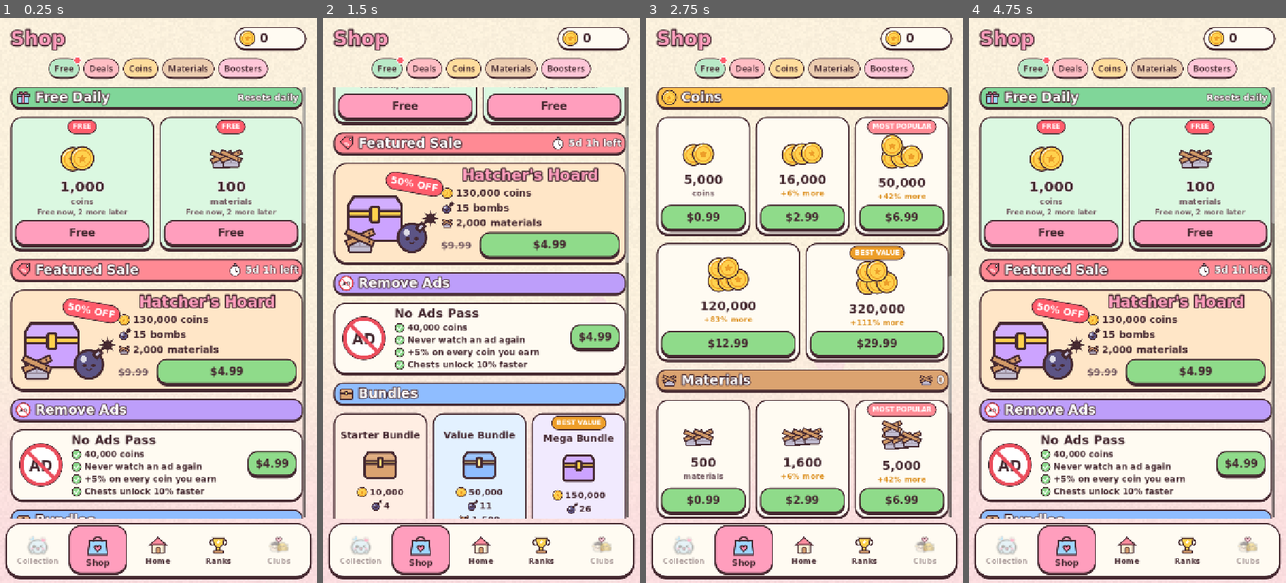
Above: before the commit, frames 1-4 (left to right).
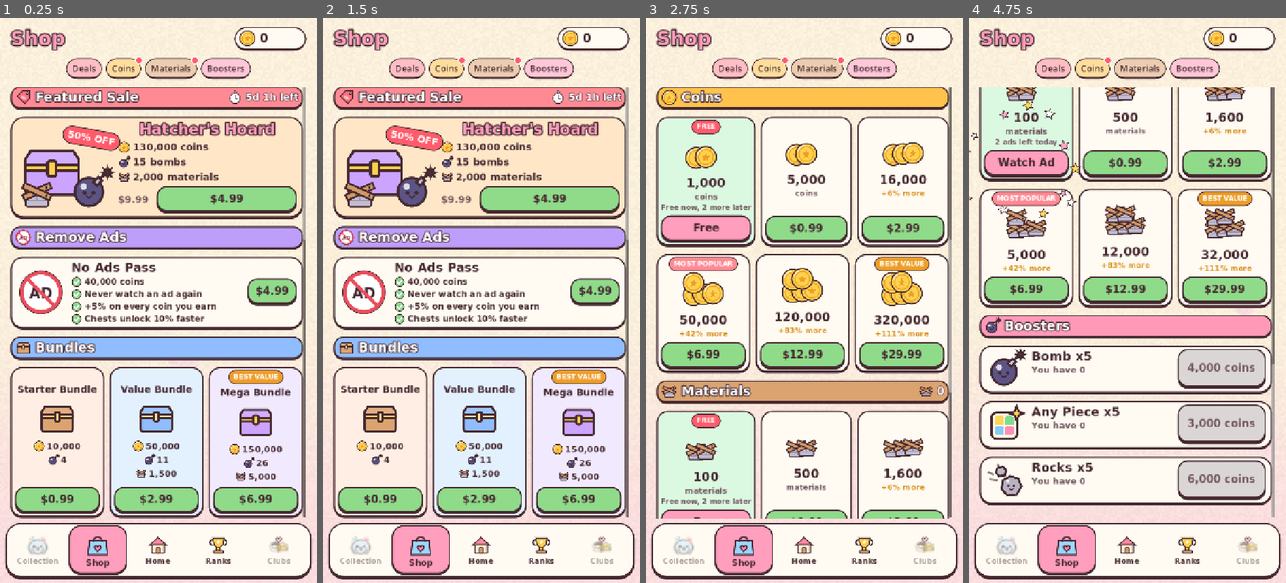
Above: after the commit, the same moments.

Repository: jvea03/tetrisphere-godot
Game: Godot game, scene res://scenes/shop.tscn
Two runs of this game, one before a commit and one after it. Both use one fixed random seed, a clock stepped at 60 frames per second and the inputs below. This scene is started directly instead of the project's main scene.
Inputs (mouse positions are in pixels of both pictures, inside the frame that each line leads up to):
- Up to frame 1 (0.25 s): no input
- Up to frame 2 (1.5 s): click (386, 68) at 0.5 s, where only the run before the commit has a clickable "Free"; click "Deals" at 1.25 s
- Up to frame 3 (2.75 s): click "Coins" at 2 s
- Up to frame 4 (4.75 s): click "Materials" at 2.75 s; click "Boosters" at 3.5 s; click "Free" at 4.25 s

The runs differ from the first frame. In frame 1, 62% of the frame differs, in the area x 3-97%, y 6-89%; in frame 2, 52%; in frame 3, 42%; in frame 4, 61%.

Commit message:
Shop: the free coins and materials back at the head of their sections
The Free Daily section is gone; each daily pack is the first card of the
Coins and Materials grids again (still on mint, with its FREE ribbon and
Watch Ad), and the Coins or Materials chip carries the dot while its free
claim waits.

Co-Authored-By: Claude Opus 5.5 <noreply@anthropic.com>

Diff:
--- a/scripts/screens/shop.gd
+++ b/scripts/screens/shop.gd
@@ -1,13 +1,13 @@
 extends TSScreen
 
 ## The Shop (Duckdoku's ShopScreen), in colour-coded sections that chips along
-## the top jump to: the free daily packs of coins and materials first (one
-## free claim each, then two more for an ad each -- no ad with No Ads), the
-## weekly featured sale, the No Ads pass, three bundles, coin packs and
-## building-materials packs (with how much more each gives for the money, the
-## popular one and the best value flagged), and booster packs bought with
-## coins. Every real-money item goes through Billing, simulated until the
-## store plugins and product ids exist.
+## the top jump to: the weekly featured sale, the No Ads pass, three bundles,
+## coin packs and building-materials packs -- each led by a free daily pack
+## (one free claim, then two more for an ad each, no ad with No Ads), the rest
+## showing how much more each gives for the money, the popular one and the
+## best value flagged -- and booster packs bought with coins. Every
+## real-money item goes through Billing, simulated until the store plugins
+## and product ids exist.
 
 const FEATURED_SALES := [
 	{"name": "Hatcher's Hoard", "coins": 130000, "bomb": 15, "materials": 2000, "price": "$4.99", "orig_price": "$9.99", "product_id": "featured_hatchers_hoard"},
@@ -71,7 +71,6 @@
 
 ## The sections, top to bottom: [id, title, colour, icon].
 const SECTIONS := [
-	["free", "Free Daily", Color(0.5, 0.84, 0.6), "gift"],
 	["deals", "Featured Sale", Color(1.0, 0.54, 0.58), "tag"],
 	["noads", "Remove Ads", Color(0.74, 0.62, 0.98), "noads"],
 	["bundles", "Bundles", Color(0.56, 0.74, 1.0), "chest"],
@@ -79,7 +78,7 @@
 	["materials", "Materials", Color(0.86, 0.64, 0.44), "materials"],
 	["boosters", "Boosters", Color(1.0, 0.6, 0.72), "bomb"],
 ]
-const CHIPS := [["free", "Free"], ["deals", "Deals"], ["coins", "Coins"], ["materials", "Materials"], ["boosters", "Boosters"]]
+const CHIPS := [["deals", "Deals"], ["coins", "Coins"], ["materials", "Materials"], ["boosters", "Boosters"]]
 
 
 func _refresh() -> void:
@@ -103,11 +102,6 @@
 		_sections[id] = _header(sec[1], sec[2], sec[3], trailing, id)
 		_list.add_child(_sections[id])
 		match id:
-			"free":
-				var row := TSUI.hbox(12)
-				row.add_child(_free_card(COIN_PACKS[0]))
-				row.add_child(_free_card(MATERIAL_PACKS[0]))
-				_list.add_child(row)
 			"deals":
 				var sale: Dictionary = FEATURED_SALES[(int(Time.get_unix_time_from_system() + 3 * 86400) / (7 * 86400)) % FEATURED_SALES.size()]
 				_list.add_child(_featured_card(sale))
@@ -119,9 +113,9 @@
 					bundles.add_child(_bundle_card(b))
 				_list.add_child(bundles)
 			"coins":
-				_pack_rows(COIN_PACKS.slice(1), "coins")
+				_pack_rows(COIN_PACKS, "coins")
 			"materials":
-				_pack_rows(MATERIAL_PACKS.slice(1), "materials")
+				_pack_rows(MATERIAL_PACKS, "materials")
 			"boosters":
 				for bid in TSProfile.BOOSTERS:
 					_list.add_child(_booster_card(bid))
@@ -152,7 +146,7 @@
 			b.add_theme_stylebox_override(st, face)
 		b.pressed.connect(_jump_to.bind(id))
 		_chips.add_child(b)
-		if id == "free" and _free_waiting():
+		if _free_waiting(id):
 			TSUI.dot(b, 18.0).visible = true
 	TSUI.juice(_chips)
 
@@ -167,10 +161,15 @@
 	create_tween().tween_property(_scroll, "scroll_vertical", maxi(0, to), 0.35).set_trans(Tween.TRANS_SINE).set_ease(Tween.EASE_OUT)
 
 
-## True while a daily pack's first (free) claim is still there today.
-func _free_waiting() -> bool:
+## True while a section's daily pack (coins or materials) still has its
+## free claim today.
+func _free_waiting(id: String) -> bool:
 	TSProfile.roll_starter_claims()
-	return TSProfile.starter_coin_claims == 0 or TSProfile.starter_material_claims == 0
+	if id == "coins":
+		return TSProfile.starter_coin_claims == 0
+	if id == "materials":
+		return TSProfile.starter_material_claims == 0
+	return false
 
 
 ## A section's heading: its icon, its name in white, and on the right what
@@ -184,21 +183,20 @@
 	if id == "materials":
 		row.add_child(TSIcon.make("materials", 34))
 		row.add_child(TSUI.outlined(TSUI.label(TSProfile.fmt_coins(TSProfile.materials), 24, Color.WHITE), TSUI.INK, 6))
-	if id == "free":
-		row.add_child(TSUI.outlined(TSUI.label("Resets daily", 20, Color.WHITE), TSUI.INK, 6))
 	if trailing != "":
 		row.add_child(TSIcon.make("clock", 32))
 		row.add_child(TSUI.outlined(TSUI.label(trailing, 22, Color.WHITE), TSUI.INK, 6))
 	return bar
 
 
-## Paid packs three to a row, the last row's cards widening to fill it.
+## A section's packs three to a row -- its free daily pack first, as it
+## always was -- the last row's cards widening to fill it.
 func _pack_rows(packs: Array, kind: String) -> void:
-	var base := _per_dollar(packs[0], kind)
+	var base := _per_dollar(packs[1], kind)   # the smallest paid pack
 	for start in range(0, packs.size(), 3):
 		var row := TSUI.hbox(12)
 		for p in packs.slice(start, start + 3):
-			row.add_child(_pack_card(p, kind, base))
+			row.add_child(_free_card(p) if p.get("starter", false) else _pack_card(p, kind, base))
 		_list.add_child(row)
 
 
@@ -395,8 +393,8 @@
 	var left := _starter_left(mats)
 	var claims := TSProfile.starter_material_claims if mats else TSProfile.starter_coin_claims
 	v.add_child(_ribbon("FREE" if claims == 0 else "", TSUI.RED_DOT))
-	v.add_child(_heap("materials" if mats else "coin", int(p["materials" if mats else "coins"]), float(p["materials" if mats else "coins"]) / 2.5, 62.0))
-	v.add_child(TSUI.outlined(TSUI.label(TSProfile.fmt_coins(int(p["materials" if mats else "coins"])), 32, TSUI.INK, HORIZONTAL_ALIGNMENT_CENTER), Color.WHITE, 6))
+	v.add_child(_heap("materials" if mats else "coin", int(p["materials" if mats else "coins"]), float(p["materials" if mats else "coins"]) / 2.5, 56.0))
+	v.add_child(TSUI.label(TSProfile.fmt_coins(int(p["materials" if mats else "coins"])), 28, TSUI.INK, HORIZONTAL_ALIGNMENT_CENTER))
 	v.add_child(TSUI.label("materials" if mats else "coins", 18, TSUI.MUTED, HORIZONTAL_ALIGNMENT_CENTER))
 	v.add_child(TSUI.label("Back tomorrow" if left <= 0 else ("Free now, %d more later" % (left - 1) if claims == 0 else ("%d more today" % left if TSProfile.no_ads else "%d ad%s left today" % [left, "" if left == 1 else "s"])), 16, TSUI.MUTED, HORIZONTAL_ALIGNMENT_CENTER))
 	v.add_child(TSUI.spacer(0, true))
@@ -405,11 +403,6 @@
 		_last_btn = b
 		_on_starter(p))
 	b.disabled = left <= 0
-	if claims > 0 and left > 0 and not TSProfile.no_ads:
-		var ad := TSIcon.make("ad", 30)
-		ad.position = Vector2(12, 16)
-		ad.size = Vector2(30, 30)
-		b.add_child(ad)
 	v.add_child(b)
 	return card
 
Not shown, changed: README.md
